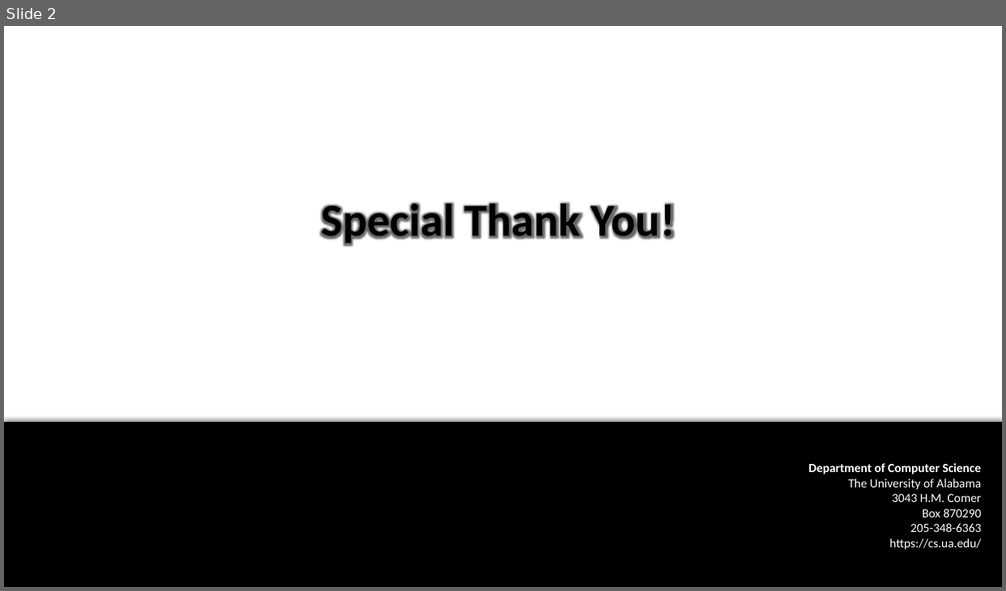
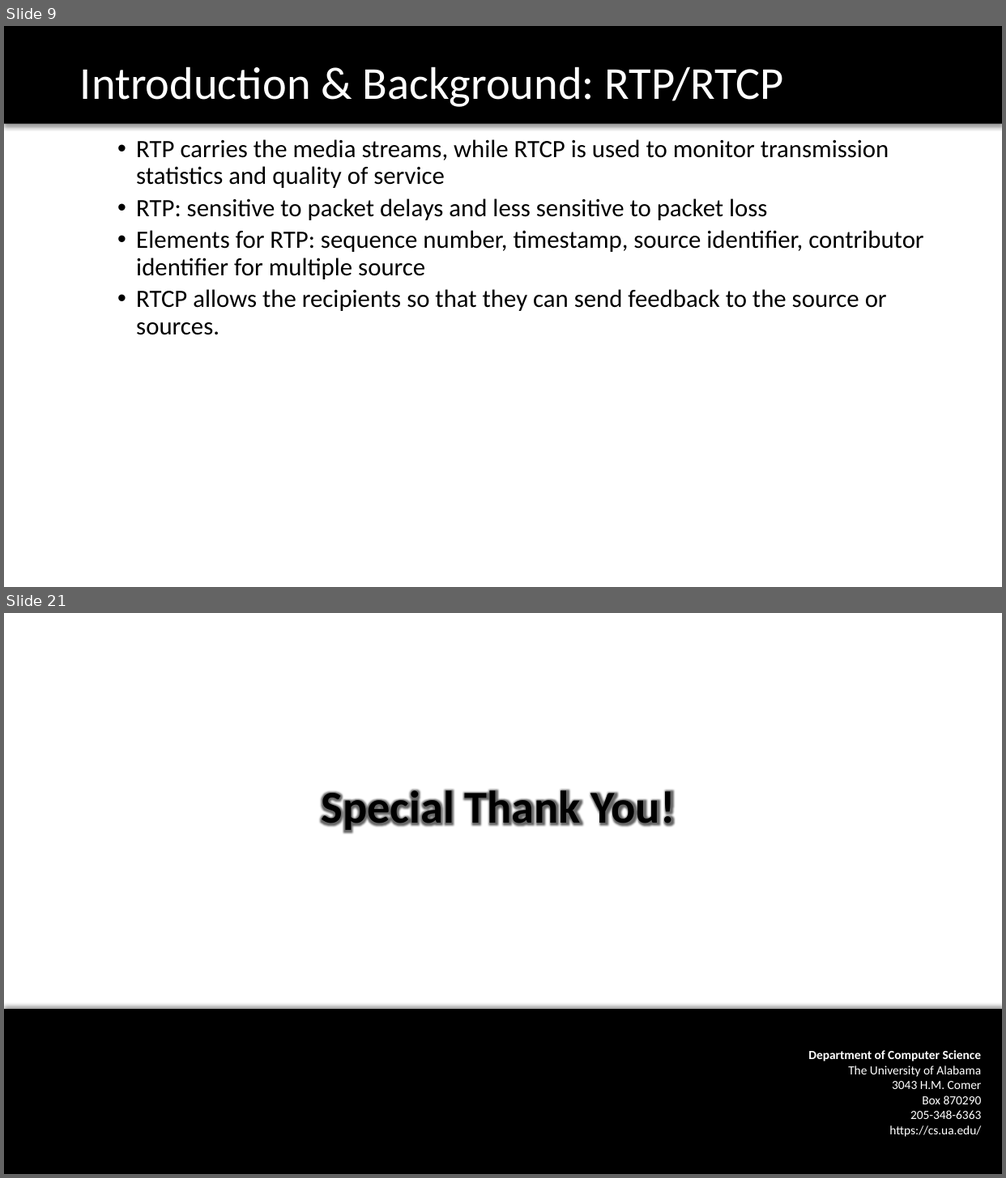
Before and after one commit to TrupeshKumarPatel/IoT_RaspberryPi, a slide deck: project_presentation/VoIP_final_presentation.pptx. Shown one above the other, each under a label of ours: slide 2 before the commit, slides 9 and 21 after it; the slides between them are not shown. The pictures are 1006x591 and 1006x1178 pixels, drawn with LibreOffice and Linux fonts; fonts in the diff are those of the drawing; background and template pictures are left out. Boxes give left, top, right and bottom in pixels: in the first picture for what was removed or moved away, otherwise in the second. Text is boxed around its words. In the diff, an @@ line names an element or a change of style, - is before the commit and + after.

```diff
--- a/project_presentation/VoIP_final_presentation.pptx
+++ b/project_presentation/VoIP_final_presentation.pptx
@@ slide 9 added at [4, 26, 1002, 587], background #FFFFFF @@
@@ rectangle added at [4, 26, 1002, 124], fill #000000 @@
@@ title added at [80, 66, 784, 107], 44 pt, text #FFFFFF @@
+Introduction & Background: RTP/RTCP
@@ text added at [136, 139, 923, 335], 24 pt, text #000000 @@
+  • RTP carries the media streams, while RTCP is used to monitor transmission statistics and quality of service
+  • RTP: sensitive to packet delays and less sensitive to packet loss
+  • Elements for RTP: sequence number, timestamp, source identifier, contributor identifier for multiple source
+  • RTCP allows the recipients so that they can send feedback to the source or sources.
@@ what was slide 2 is now slide 21 @@
```
Also in this commit, not shown: 1 slide changed, 18 other slides added, 1 other file.
